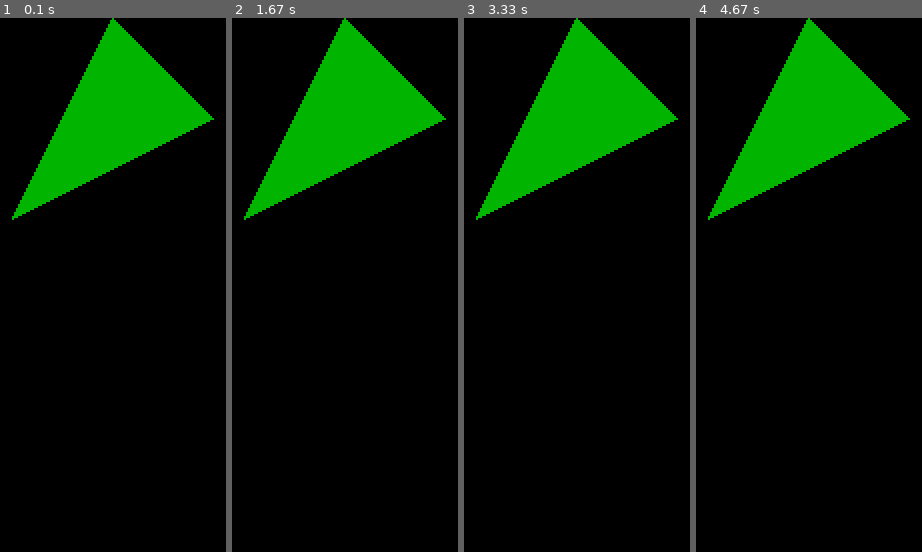
Above: before the commit, frames 1-4 (left to right).
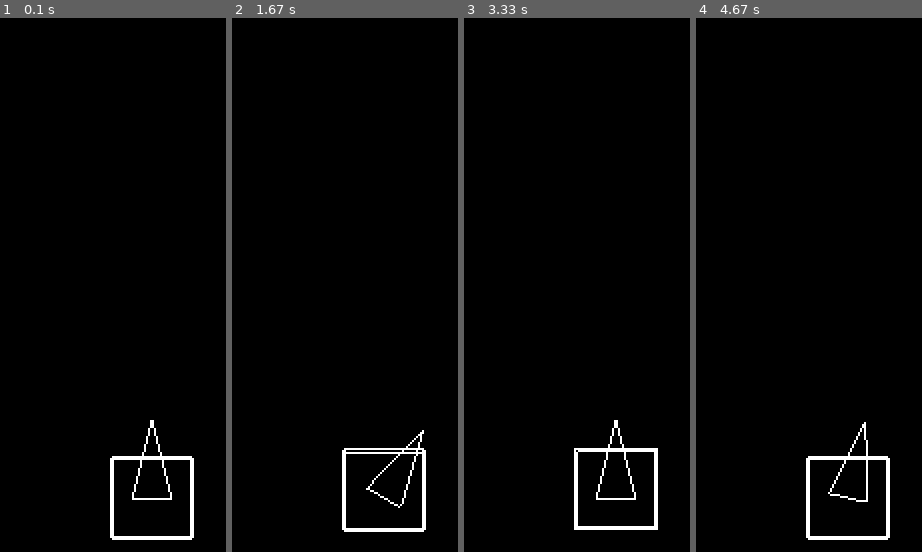
Above: after the commit, the same moments.

Repository: BaardsethK/pygame-training
Game: pygame game, started from base.py
Same seed, same stepped clock (60 frames per second), same inputs: the game is played once before the commit and once after it.
Inputs:
- Up to frame 1 (0.1 s): no input
- Up to frame 2 (1.67 s): hold D 0.33-0.8 s; hold W 0.83-1.13 s; hold D 1.17-1.63 s
- Up to frame 3 (3.33 s): hold A 1.67-2.2 s; hold S 2.23-2.53 s; hold A 2.57-2.97 s; hold W from 3 s (still down)
- Up to frame 4 (4.67 s): release W at 3.37 s; hold D 3.4-4.03 s; hold S 4.07-4.43 s; hold A from 4.47 s (still down)

The runs differ from the first frame. In frame 1, 14% of the frame differs, in the area x 5-95%, y 0-98%; in frame 2, 14%; in frame 3, 14%; in frame 4, 14%.

Commit message:
Some updates. Added OpenGL for python. Starting to implement movement around player character.

Diff:
--- a/base.py
+++ b/base.py
@@ -1,45 +1,134 @@
 import pygame
+import math
+
+from pygame.locals import *
+from OpenGL.GL import *
+from OpenGL.GLU import *
 
 SCREEN_WIDTH = 640
 SCREEN_HEIGHT = 480
 FPS = 60
 
-class PygameView(object):
-    def __init__(self, width=SCREEN_WIDTH, height=SCREEN_HEIGHT, fps=FPS):
+cubeVertices = ((1,1,1),(1,1,-1),(1,-1,-1),(1,-1,1),(-1,1,1),(-1,-1,-1),(-1,-1,1),(-1,1,-1))
+cubeEdges = ((0,1),(0,3),(0,4),(1,2),(1,7),(2,5),(2,3),(3,6),(4,6),(4,7),(5,6),(5,7))
+cubeQuads = ((0,3,6,4),(2,5,6,3),(1,2,5,7),(1,0,4,7),(7,4,6,5),(2,3,0,1))
+
+def WireCube():
+    glBegin(GL_LINES)
+    for cubeEdge in cubeEdges:
+        for cubeVertex in cubeEdge:
+            glVertex3fv(cubeVertices[cubeVertex])
+    glEnd()
+
+def SolidCube():
+    glBegin(GL_QUADS)
+    for cubeQuad in cubeQuads:
+        for cubeVertex in cubeQuad:
+            glVertex3fv(cubeVertices[cubeVertex])
+    glEnd()
+
+def Ship():
+    glBegin(GL_LINES)
+    for shipEdge in shipEdges:
+        for vertex in shipEdge:
+            glVertex3fv(shipVertices[vertex])
+    glEnd()
+
+class GameState():
+    def __init__(self):
+        self.shipVertices = ((-0.25,0,0), (0,1,0), (0.25,0,0))
+        self.shipEdges = ((0,1),(0,2),(1,2))
+        self.player_max_speed = 10
+        self.player_speed = 0
+        self.player_rotation = 0
+        self.daccl = 0.01
+
+    def ship(self):
+        glMatrixMode(GL_MODELVIEW)
+        glPushMatrix()
+        glRotatef(self.player_rotation,0,0,1)
+        glBegin(GL_LINES)
+        for shipEdge in self.shipEdges:
+            for vertex in shipEdge:
+                glVertex3fv(self.shipVertices[vertex])
+        glEnd()
+        glPopMatrix()
+
+
+    def update(self, rotation, accl):
+        self.player_rotation += rotation
+        self.player_speed += accl
+        if self.player_speed > self.player_max_speed:
+            self.player_speed = self.player_max_speed
+        self.player_speed += self.daccl
+
+class App:
+
+    def __init__(self):
+        self._running = True
+        self._window = None
+        self._gluPerspective = None
+        self._gameState = GameState()
+        self.size = self.width, self.height = SCREEN_WIDTH, SCREEN_HEIGHT
+        self.cameraPos = [0,0,-20]
+
+    def on_init(self):
         pygame.init()
-        pygame.display.set_caption("PyGame")
-        self.width = width
-        self.height = height
-        self.screen = pygame.display.set_mode((self.width, self.height), pygame.DOUBLEBUF)
-        self.background = pygame.Surface(self.screen.get_size()).convert()
-        self.background.fill((0,0,0))
-        self.clock = pygame.time.Clock()
-        self.fps=fps
-        self.playtime = 0.0
-        self.font = pygame.font.SysFont('mono', 24, bold=True)
+        pygame.display.set_caption("Dank memes and tough dreams")
+        self._window = pygame.display.set_mode(self.size, DOUBLEBUF|OPENGL)
+        self._running = True
+        self._gluPerspective = gluPerspective(34, (self.width/self.height), 0.1, 50.0)
+        glTranslatef(0,0,-20)
 
-    def paint(self):
-        pygame.draw.polygon(self.background, (0,180,0), ((250,100),(300,0),(350,50)))
+    def on_event(self, event=None):
+        keys = pygame.key.get_pressed()
+        if event.type == pygame.QUIT:
+            self._running = False
+        if keys[pygame.K_ESCAPE]:
+            self._running = False
+        if keys[pygame.K_w]:
+            self.cameraPos[1] += 0.01
+        if keys[pygame.K_s]:
+            self.cameraPos[1] -= 0.01
+        if keys[pygame.K_a]:
+            self._gameState.update(0.5,0)
+        if keys[pygame.K_d]:
+            self._gameState.update(-0.5,0)
 
-    def run(self):
-        self.paint()
-        running = True
+    def on_loop(self):
+        pass
 
-        while running:
-            for event in pygame.event.get():
-                if event.type == pygame.QUIT:
-                    running = False
-                elif event.type == pygame.KEYDOWN:
-                    if event.key == pygame.K_ESCAPE:
-                        running = False
+    def on_render_player(self):
+        self._gameState.ship()
 
-            milliseconds = self.clock.tick(self.fps)
-            self.playtime += milliseconds / 1000.0
+    def on_render(self):
+        glMatrixMode(GL_MODELVIEW)
+        glPushMatrix()
+        glTranslatef(self.cameraPos[0],self.cameraPos[1],self.cameraPos[2])
+        WireCube()
+        glPopMatrix()
 
-            pygame.display.flip()
-            self.screen.blit(self.background, (0,0))
-
+    def on_cleanup(self):
         pygame.quit()
 
-if __name__ == '__main__':
-    PygameView().run()
+    def on_execute(self):
+        if self.on_init() == False:
+            self._running = False
+        while( self._running ):
+            glClear(GL_COLOR_BUFFER_BIT|GL_DEPTH_BUFFER_BIT)
+            for event in pygame.event.get():
+                self.on_event(event)
+            if pygame.key.get_focused:
+                self.on_event(event)
+            self.on_loop()
+            self.on_render_player()
+            glPushMatrix()
+            self.on_render()
+            glPopMatrix()
+            pygame.display.flip()
+
+        self.on_cleanup()
+
+if __name__ == "__main__" :
+    app = App()
+    app.on_execute()
